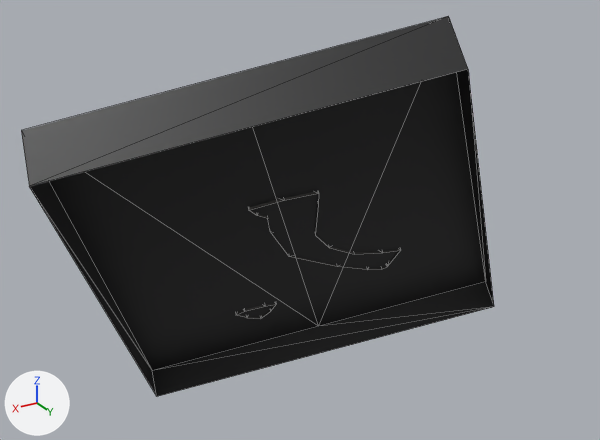
One commit to the OBJ model src/main/resources/assets/stargate/models/DHD/036.obj: the scene before it, then after it.
Rendered twice from a 50 mm camera at (-0.0311, 0.0021, 0.8934) aimed at (-0.0979, -0.1093, 0.8377). Every picture has the same lights, and +X, +Y and +Z are marked at lower left. The first picture is the older version. Mesh edges are drawn as thin lines. Where no turn or scale is listed for an object, it has been applied to the vertices.

Names of what the first picture shows: '036'.
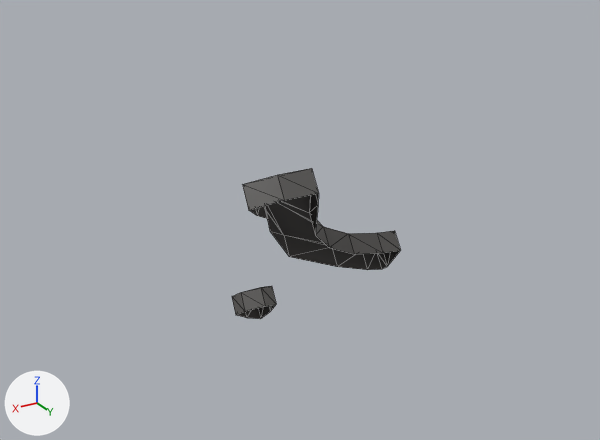
Pixel boxes (x1, y1, x2, y2) of what changed, in the pictures (600 x 440 px):
'036', reshaped (64% narrower, 60% shorter)
    before: (21, 16, 494, 396)
    after: (232, 168, 401, 319)
part 1 of me_036, deleted
    before: (21, 16, 494, 396)

The change, as a diff of the scene's bpy script:
```diff
--- a/src/main/resources/assets/stargate/models/DHD/036.obj.py
+++ b/src/main/resources/assets/stargate/models/DHD/036.obj.py
@@ me_036 @@
 # used by ob_036; location = (0.0, 0.0, 0.0)
-me_036.from_pydata(...)  # 58 vertices, 82 faces; spans x -0.1541..-0.0469, y -0.1533..-0.0559, z 0.7828..0.8799
+me_036.from_pydata(...)  # 48 vertices, 68 faces; spans x -0.1176..-0.0786, y -0.1312..-0.087, z 0.8083..0.8548
+# me_036 part 1: the loose piece of 10 vertices spanning x -0.1541..-0.0469, y -0.1533..-0.0559, z 0.7828..0.8799 is deleted
 me_036.materials.append(mat_glyph)
```
